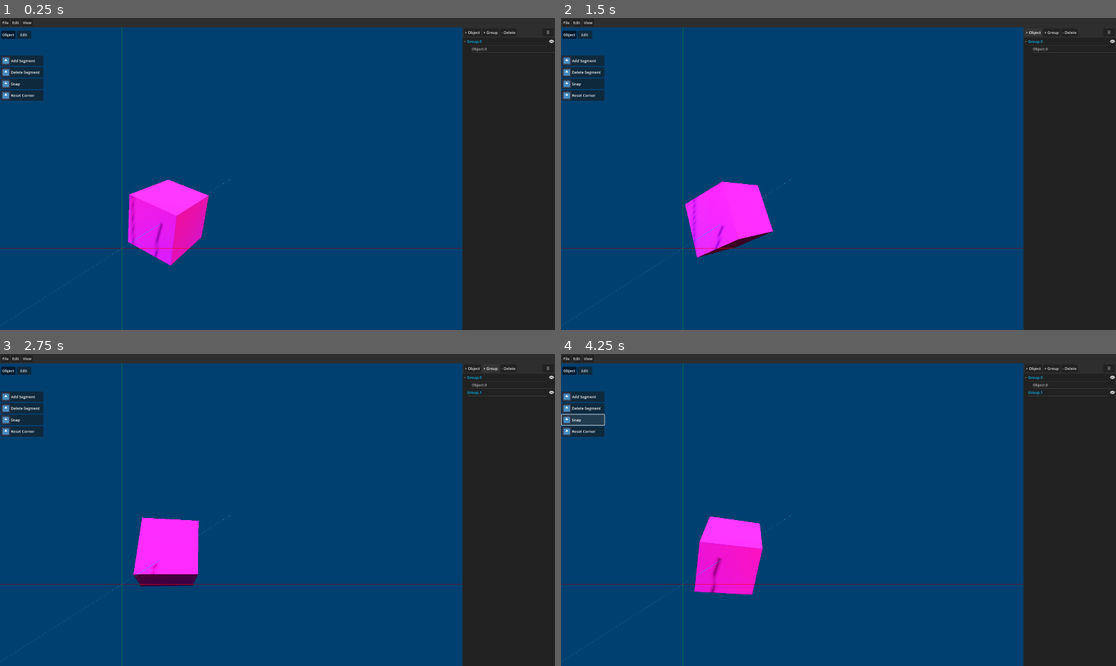
Above: before the commit, frames 1-4 (two rows, left to right).
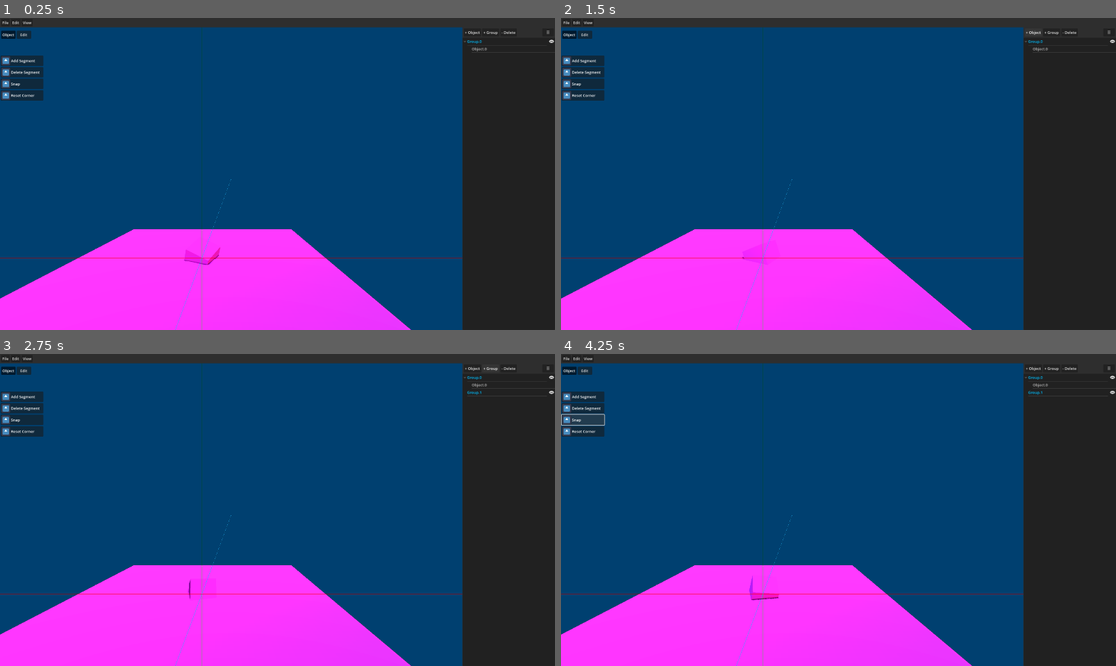
Above: after the commit, the same moments.

Repository: Linkz64/SSX-Terrain-Editor
Game: Godot game, scene res://gui/main.tscn
Two runs of this game, one before a commit and one after it. Both use one fixed random seed, a clock stepped at 60 frames per second and the inputs below. The engine's default icon, where the game draws it, is replaced by a stand-in: a white triangle on a blue panel in a dark square.
Inputs:
- Up to frame 1 (0.25 s): no input
- Up to frame 2 (1.5 s): click "☰" at 0.5 s; click "+ Object" at 1.25 s
- Up to frame 3 (2.75 s): click "+ Group" at 2 s
- Up to frame 4 (4.25 s): click "Add Segment" at 2.75 s; click "Snap" at 3.5 s

The runs differ from the first frame. In frame 1, 20% of the frame differs, in the area x 0-84%, y 3-100%; in frame 2, 20%; in frame 3, 19%; in frame 4, 20%.

Commit message:
Json tree creation

Diff:
--- a/gui/main.gd
+++ b/gui/main.gd
@@ -2,6 +2,12 @@
 
 
 const PLAIN_PATCH = preload("res://world/entities/plain_patch.tscn")
+
+@export var tree: Tree
+
+
+#func _ready():
+	#get_viewport().debug_draw = Viewport.DEBUG_DRAW_WIREFRAME
 
 
 func _unhandled_input(_event: InputEvent) -> void:
@@ -11,9 +17,16 @@
 
 func _on_import_json_dir_selected(dir: String) -> void:
 	var patches: Array[JsonPatch] = Multitool.open_extracted_patch_data(dir)
+
+	var error = tree.create_from_json(patches)
+	if error:
+		print("Failed to create tree from json, There are duplicate patch names.")
+		return
+
 	for patch in patches:
 		var plain_inst = PLAIN_PATCH.instantiate()
 		$MainViewport/MainRender/World.add_child(plain_inst)
+		plain_inst.name = patch.patch_name
 		plain_inst.set_points(patch.points, patch.uv_points)
 		plain_inst.set_texture(patch.texture)
 		plain_inst.scale /= 100
--- a/gui/main.tscn
+++ b/gui/main.tscn
@@ -29,7 +29,7 @@
 corner_radius_bottom_right = 5
 corner_radius_bottom_left = 5
 
-[node name="Main" type="Control"]
+[node name="Main" type="Control" node_paths=PackedStringArray("tree")]
 layout_mode = 3
 anchors_preset = 15
 anchor_right = 1.0
@@ -37,6 +37,7 @@
 grow_horizontal = 2
 grow_vertical = 2
 script = ExtResource("1_7ykw0")
+tree = NodePath("RightPanel/Tree")
 metadata/_edit_lock_ = true
 
 [node name="ViewportBG" type="ColorRect" parent="."]
--- a/gui/tree.gd
+++ b/gui/tree.gd
@@ -1,6 +1,7 @@
 extends Tree
 
 # CLEANUP AND DIVIDE
+# Give button handling to the right panel
 
 const EYE_CLOSE = preload("res://assets/ui/eye_close_16.svg")
 const EYE_OPEN = preload("res://assets/ui/eye_open_16.svg")
@@ -196,6 +197,19 @@
 	var hue = Color.GRAY if is_group_visible else Color.WEB_GRAY
 	new_object.set_custom_color(0, hue)
 	new_object.set_meta("type", "object")
+
+
+func create_from_json(patches: Array[JsonPatch]) -> Error:
+	self.clear()
+	used_group_names.clear()
+	used_object_names.clear()
+	root = self.create_item()
+	var group: TreeItem = create_group()
+	for patch in patches:
+		if patch.patch_name in used_object_names:
+			return ERR_ALREADY_IN_USE
+		create_object(group).set_text(0, patch.patch_name)
+	return OK
 
 
 func _on_select_all_button(index: int):
--- a/world/main_camera.gd
+++ b/world/main_camera.gd
@@ -2,9 +2,10 @@
 
 
 const ROTATION_SENSITIVITY = Vector2(0.005, 0.01)
-const SPEED_RANGE = {"min": 1, "max": 80}
+const SPEED_RANGE = {"min": 1, "max": 200}
+const SPEED_RANGE_CHANGE = 4
 var movable: bool = false
-var speed: float = 10
+var speed: float = 30
 var _rotation: Vector2 = Vector2.ZERO
 
 
@@ -18,9 +19,9 @@
 		_rotation.x = clampf(_rotation.x, deg_to_rad(-90), deg_to_rad(90))
 
 	if Input.is_action_just_pressed("CameraSpeedUp"):
-		speed += 2
+		speed += SPEED_RANGE_CHANGE
 	if Input.is_action_just_pressed("CameraSpeedDown"):
-		speed -= 2
+		speed -= SPEED_RANGE_CHANGE
 	speed = clampf(speed, SPEED_RANGE["min"], SPEED_RANGE["max"])
 
 
@@ -44,4 +45,5 @@
 		direction += basis.y
 	if Input.is_action_pressed("CameraDown"):
 		direction += -basis.y
+	direction = direction.normalized()
 	self.global_translate(direction * speed * delta)
--- a/world/world.gd
+++ b/world/world.gd
@@ -1,6 +1,4 @@
 extends Node3D
-
-
 
 
 func _process(delta: float) -> void:
@@ -8,6 +6,5 @@
 	$Cube.rotate_z(delta*0.87)
 
 
-
 func get_camera():
 	return $MainCamera
--- a/world/world.tscn
+++ b/world/world.tscn
@@ -20,6 +20,7 @@
 glow_enabled = true
 
 [sub_resource type="StandardMaterial3D" id="StandardMaterial3D_4717r"]
+no_depth_test = true
 shading_mode = 0
 vertex_color_use_as_albedo = true
 
@@ -40,7 +41,7 @@
 environment = SubResource("Environment_ai45w")
 
 [node name="MainCamera" parent="." instance=ExtResource("2_4717r")]
-transform = Transform3D(1, 0, 0, 0, 1, 0, 0, 0, 1, 1.18502, 0.756203, 2.34154)
+transform = Transform3D(1, 0, 0, 0, 1, 0, 0, 0, 1, 1.18502, 3.21052, 8.75602)
 fov = 70.0
 
 [node name="DirectionalLight3D" type="DirectionalLight3D" parent="."]
@@ -52,7 +53,7 @@
 script = ExtResource("3_4717r")
 
 [node name="Cube" type="MeshInstance3D" parent="."]
-transform = Transform3D(0.439908, 0.390574, 0.808661, 0, 0.900471, -0.434917, -0.898043, 0.191323, 0.396124, -0.00182271, -0.00191504, -1.80675)
+transform = Transform3D(0.439908, 0.390574, 0.808661, 0, 0.900471, -0.434917, -0.898043, 0.191323, 0.396124, 0, 0, 0)
 material_override = SubResource("StandardMaterial3D_fn3g3")
 mesh = SubResource("BoxMesh_6xmxd")
 
@@ -60,25 +61,6 @@
 transform = Transform3D(1, 0, 0, 0, 1, 0, 0, 0, 1, 0, -27.2568, 0)
 
 [node name="Plane" type="MeshInstance3D" parent="."]
-transform = Transform3D(5, 0, 0, 0, 5, 0, 0, 0, 5, 0, 0, -8.06509)
-visible = false
+transform = Transform3D(5, 0, 0, 0, 5, 0, 0, 0, 5, 0, 0, 0)
 material_override = SubResource("StandardMaterial3D_sc4t8")
 mesh = SubResource("PlaneMesh_h5o24")
-
-[node name="Plane2" type="MeshInstance3D" parent="."]
-transform = Transform3D(5, 0, 0, 0, 5, 0, 0, 0, 5, 0, 0, -18.0651)
-visible = false
-material_override = SubResource("StandardMaterial3D_sc4t8")
-mesh = SubResource("PlaneMesh_h5o24")
-
-[node name="Plane3" type="MeshInstance3D" parent="."]
-transform = Transform3D(5, 0, 0, 0, 5, 0, 0, 0, 5, 10, 0, -18.0651)
-visible = false
-material_override = SubResource("StandardMaterial3D_sc4t8")
-mesh = SubResource("PlaneMesh_h5o24")
-
-[node name="Plane4" type="MeshInstance3D" parent="."]
-transform = Transform3D(5, 0, 0, 0, 5, 0, 0, 0, 5, 10, 0, -8.06509)
-visible = false
-material_override = SubResource("StandardMaterial3D_sc4t8")
-mesh = SubResource("PlaneMesh_h5o24")
